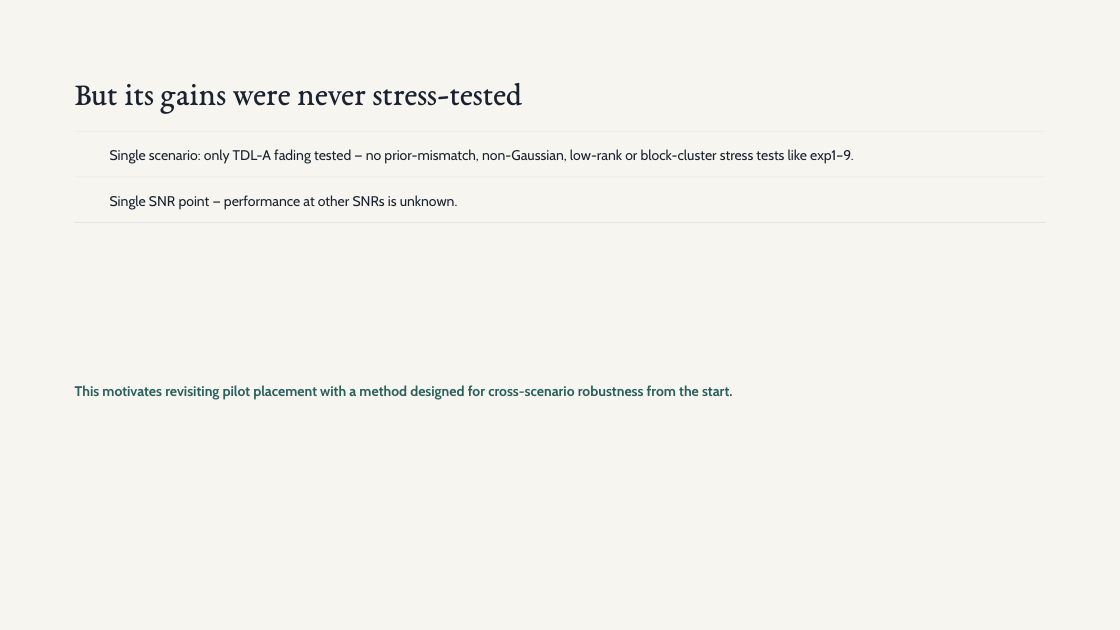
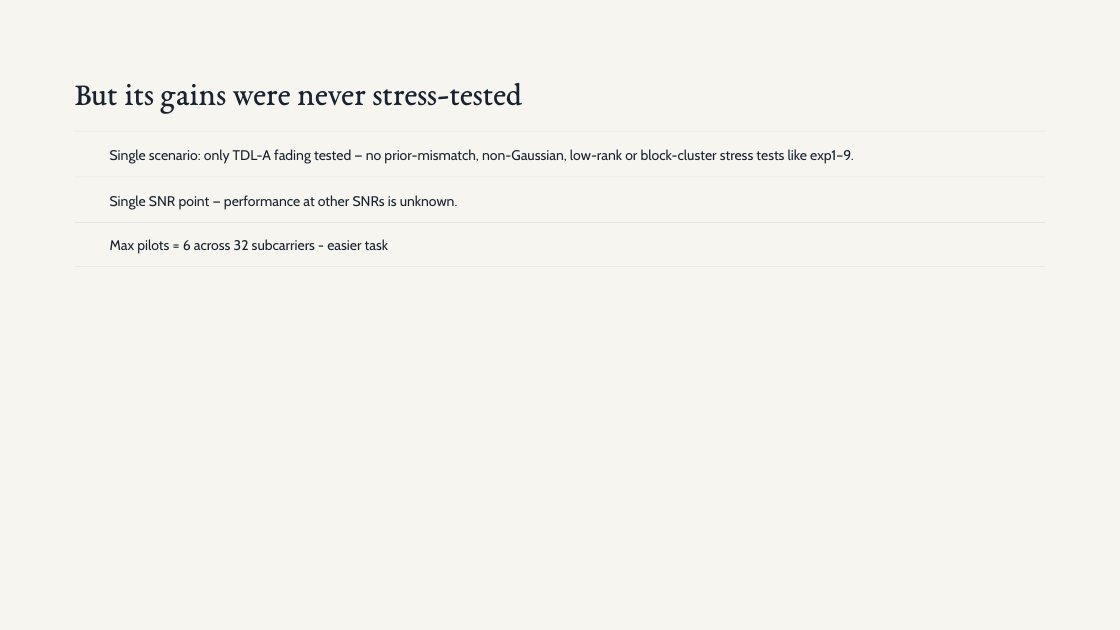
Before and after one commit to tal-pardo/model_based_pilot_allocation, a slide deck: slide 14 of Adaptive Pilot allocation - Research Presentation.pptx. Drawn at 1120x630 pixels with LibreOffice and Linux fonts; fonts in the diff are those of the drawing; background and template pictures are left out. Boxes give left, top, right and bottom in pixels: in the first picture for what was removed or moved away, otherwise in the second. Text is boxed around its words. In the diff, an @@ line names an element or a change of style, - is before the commit and + after.

```diff
--- a/Adaptive Pilot allocation - Research Presentation.pptx
+++ b/Adaptive Pilot allocation - Research Presentation.pptx
@@ text added at bbox=[110, 239, 388, 254], 12 pt, text #182230 @@
+Max pilots = 6 across 32 subcarriers - easier task
@@ text removed at bbox=[75, 385, 733, 400] @@
-This motivates revisiting pilot placement with a method designed for cross-scenario robustness from the start.
```
Also in this commit, not shown: 4 other slides changed, 3 slides added, 5 slides removed, 4 other files.
